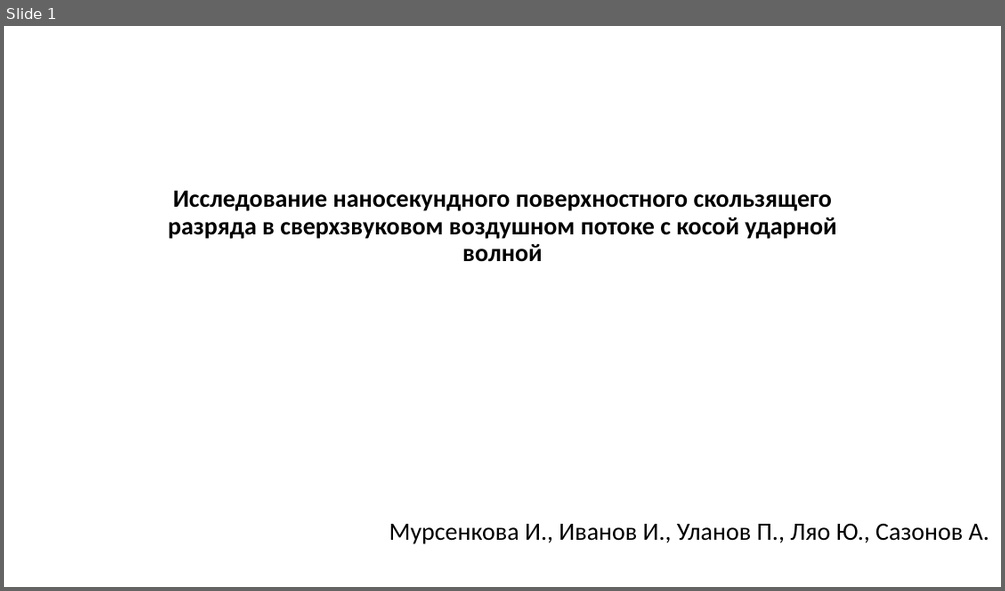
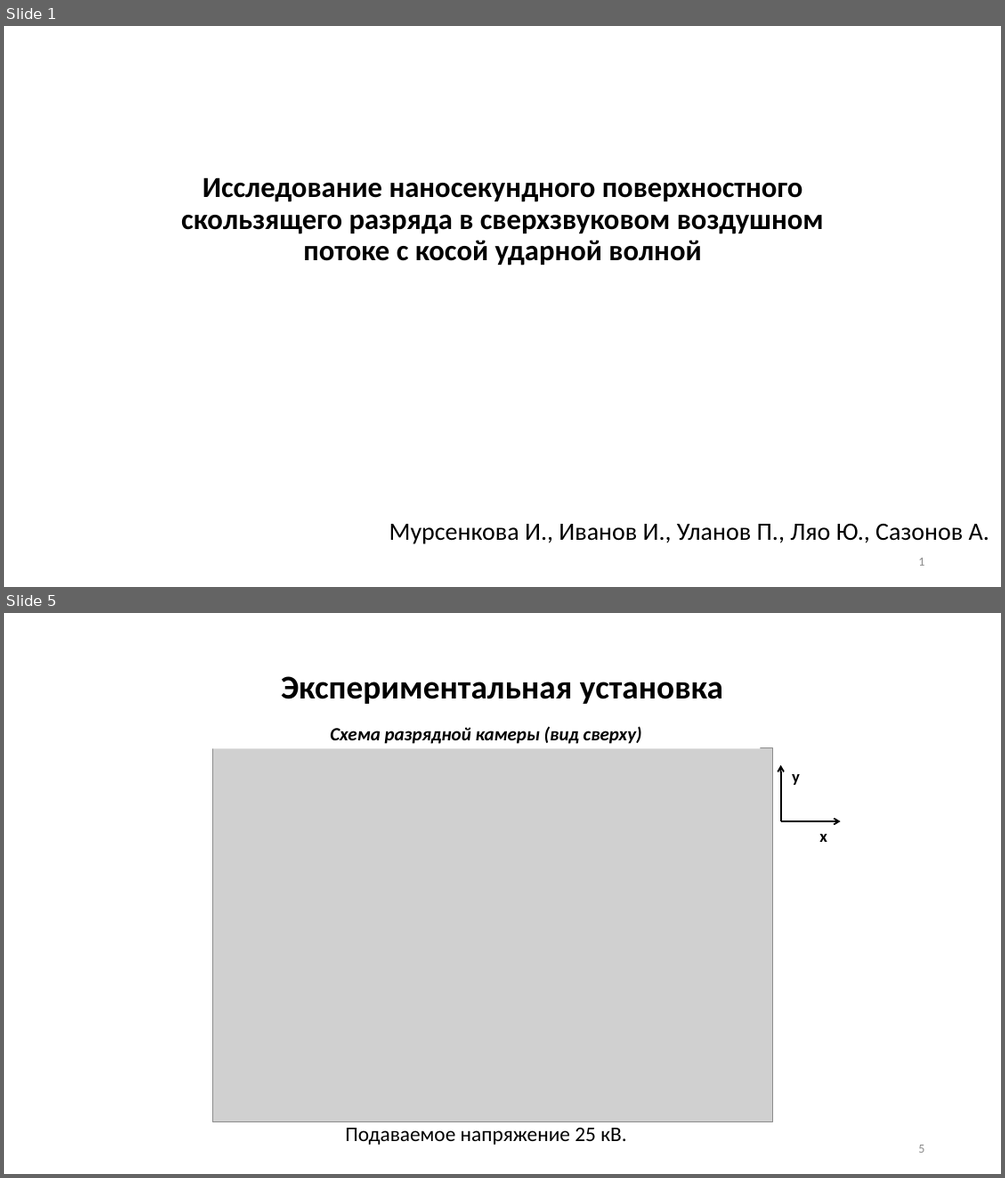
Before and after one commit to ulanich/msu, a slide deck: конференция/конференция.pptx. Shown one above the other, each under a label of ours: slide 1 before the commit, slides 1 and 5 after it; the slides between them are not shown. The pictures are 1005x591 and 1005x1178 pixels, drawn with LibreOffice and Linux fonts; fonts in the diff are those of the drawing; grey boxes stand for pictures. Boxes give left, top, right and bottom in pixels: in the first picture for what was removed or moved away, otherwise in the second. Text is boxed around its words. In the diff, an @@ line names an element or a change of style, - is before the commit and + after.

```diff
--- a/конференция/конференция.pptx
+++ b/конференция/конференция.pptx
@@ slide 5 added at (x1=4, y1=613, x2=1001, y2=1174), background #FFFFFF @@
@@ text added at (x1=281, y1=676, x2=723, y2=704), 32 pt, text #000000, bold @@
+Экспериментальная установка
@@ rectangle added at (x1=212, y1=718, x2=760, y2=748), fill #FFFFFF, 18 pt, text #000000, bold, italic @@
+Схема разрядной камеры (вид сверху)
@@ group added at (x1=212, y1=747, x2=841, y2=1121): 2 arrows, 2 texts, 1 picture @@
+x
+y
@@ text added at (x1=345, y1=1127, x2=626, y2=1144), 20 pt, text #000000 @@
+Подаваемое напряжение 25 кВ.
@@ page number added at (x1=918, y1=1144, x2=924, y2=1152), 12 pt, text #8C8C8C @@
+5
@@ slide 1 changed as well @@
@@ title "Исследование наносекундного поверхностного скользящего разря ..." at (x1=181, y1=183, x2=824, y2=265): size 24 to 28 pt @@
@@ page number added at (x1=918, y1=557, x2=924, y2=565), 12 pt, text #8C8C8C @@
+1
```
Also in this commit, not shown: 7 other slides added, 1 slide removed.
